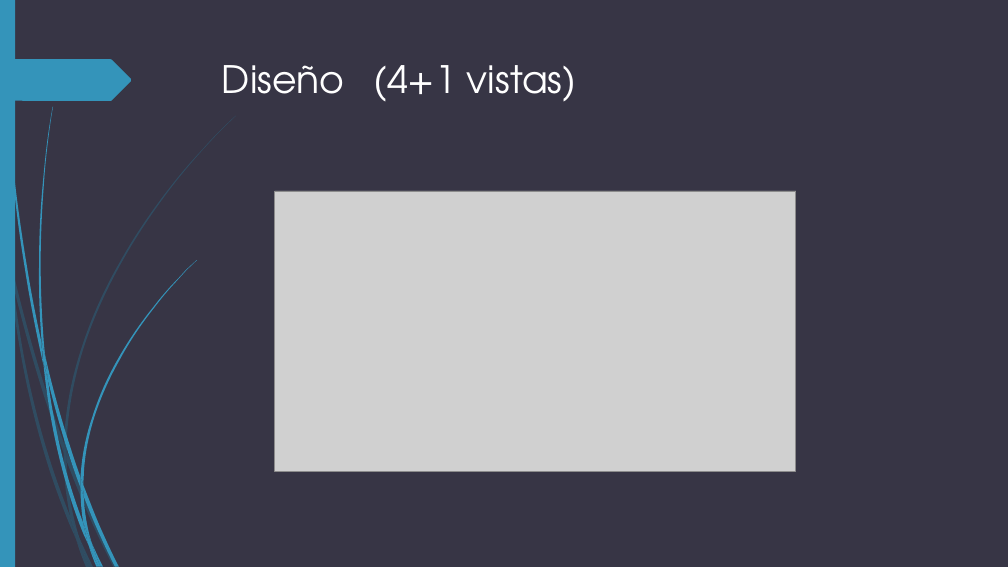
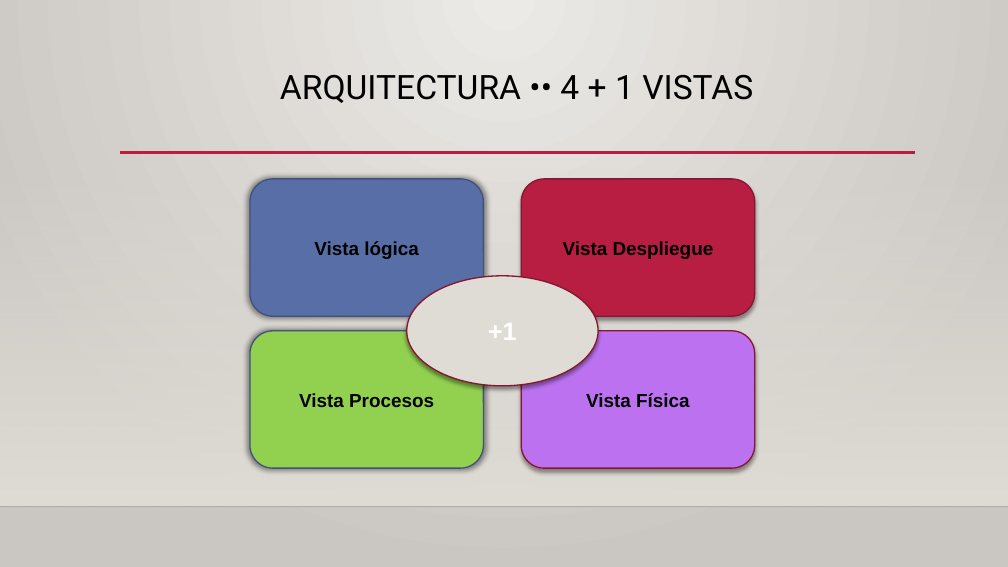
Before and after one commit to nicolay-dev/ProyectoOdontologico, a slide deck: slide 5 of Documentación/Oral-Care-Expo.pptx. Drawn at 1008x567 pixels with LibreOffice and Linux fonts; fonts in the diff are those of the drawing; grey boxes stand for pictures; background and template pictures are left out. Boxes give left, top, right and bottom in pixels: in the first picture for what was removed or moved away, otherwise in the second. Text is boxed around its words. In the diff, an @@ line names an element or a change of style, - is before the commit and + after.

```diff
--- a/Documentación/Oral-Care-Expo.pptx
+++ b/Documentación/Oral-Care-Expo.pptx
@@ background #373545 to gradient #ECEAE7 to #CAC7C1 @@
@@ rectangle removed at (x1=0, y1=0, x2=15, y2=567) @@
@@ freeform shape removed at (x1=0, y1=59, x2=132, y2=101) @@
@@ title at (x1=280, y1=74, x2=753, y2=103): text changed; size 36 to 32 pt; font TeX Gyre Adventor to Roboto; text colour #FFFFFF to #000000 @@
-Diseño (4+1 vistas)
+ARQUITECTURA •• 4 + 1 VISTAS
@@ rectangle added at (x1=0, y1=167, x2=1008, y2=507), fill gradient #DFDBD5 @@
@@ line added from (120, 153) to (915, 153), #B71E42 2.5 pt @@
@@ rounded rectangle added at (x1=250, y1=179, x2=484, y2=317), fill #586EA6, outline #41517B 1.25 pt, 18 pt, text #000000, bold @@
+Vista lógica
@@ rounded rectangle added at (x1=521, y1=179, x2=755, y2=317), fill #B71E42, outline #871631 1.25 pt, 18 pt, text #000000, bold @@
+Vista Despliegue
@@ picture removed at (x1=274, y1=191, x2=796, y2=472) @@
@@ ellipse added at (x1=407, y1=276, x2=598, y2=386), fill #DFDBD5, outline #871631 1.25 pt, 24 pt, text #FFFFFF, bold @@
++1
@@ rounded rectangle added at (x1=250, y1=331, x2=484, y2=469), fill #92D050, outline #41517B 1.25 pt, 18 pt, text #000000, bold @@
+Vista Procesos
@@ rounded rectangle added at (x1=521, y1=331, x2=755, y2=469), fill #BC72F0, outline #871631 1.25 pt, 18 pt, text #000000, bold @@
+Vista Física
@@ line added from (0, 507) to (1008, 507), #000001 1 pt @@
@@ group removed at (x1=0, y1=116, x2=236, y2=567): 10 freeform shapes @@
@@ group removed at (x1=2, y1=0, x2=197, y2=567): 12 freeform shapes @@
```
Also in this commit, not shown: 12 other slides changed, 1 slide added.
